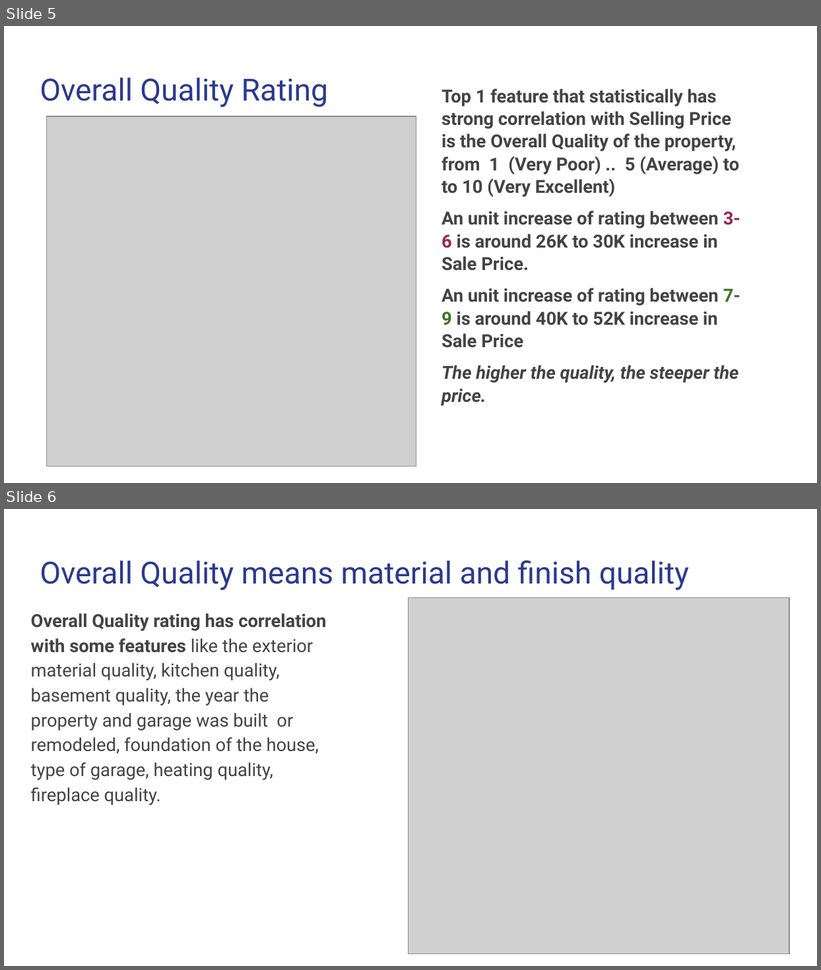
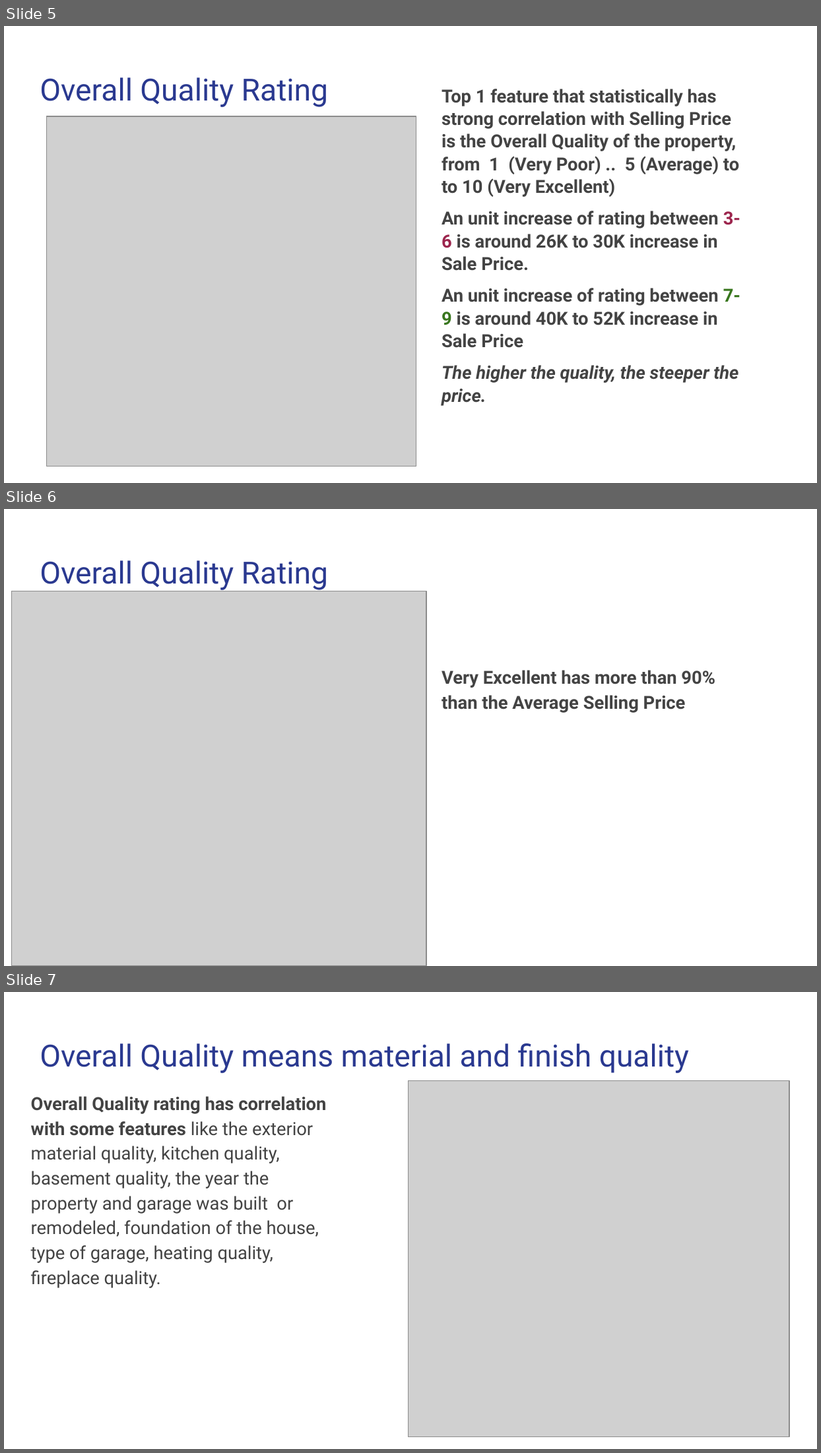
Before and after one commit to rebellon-carina/AMES_RegressionModels, a slide deck: Project 2 _ Ames Housing Data and Kaggle Challenge.pptx. Shown one above the other, each under a label of ours: slides 5 and 6 before the commit, slides 5, 6 and 7 after it. The pictures are 821x970 and 821x1453 pixels, drawn with LibreOffice and Linux fonts; fonts in the diff are those of the drawing; grey boxes stand for pictures. Boxes give left, top, right and bottom in pixels: in the first picture for what was removed or moved away, otherwise in the second. Text is boxed around its words. In the diff, an @@ line names an element or a change of style, - is before the commit and + after.

```diff
--- a/Project 2 _ Ames Housing Data and Kaggle Challenge.pptx
+++ b/Project 2 _ Ames Housing Data and Kaggle Challenge.pptx
@@ slide 6 added at [4,509,817,966], background #FFFFFF @@
@@ title added at [40,560,328,590], 27 pt, text #2A3990 @@
+Overall Quality Rating
@@ picture added at [12,591,427,966] @@
@@ text added at [442,670,715,713], 16 pt, text #434343, bold @@
+Very Excellent has more than 90% than the Average Selling Price
@@ what was slide 6 is now slide 7 @@
```
Also in this commit, not shown: 2 other files.
